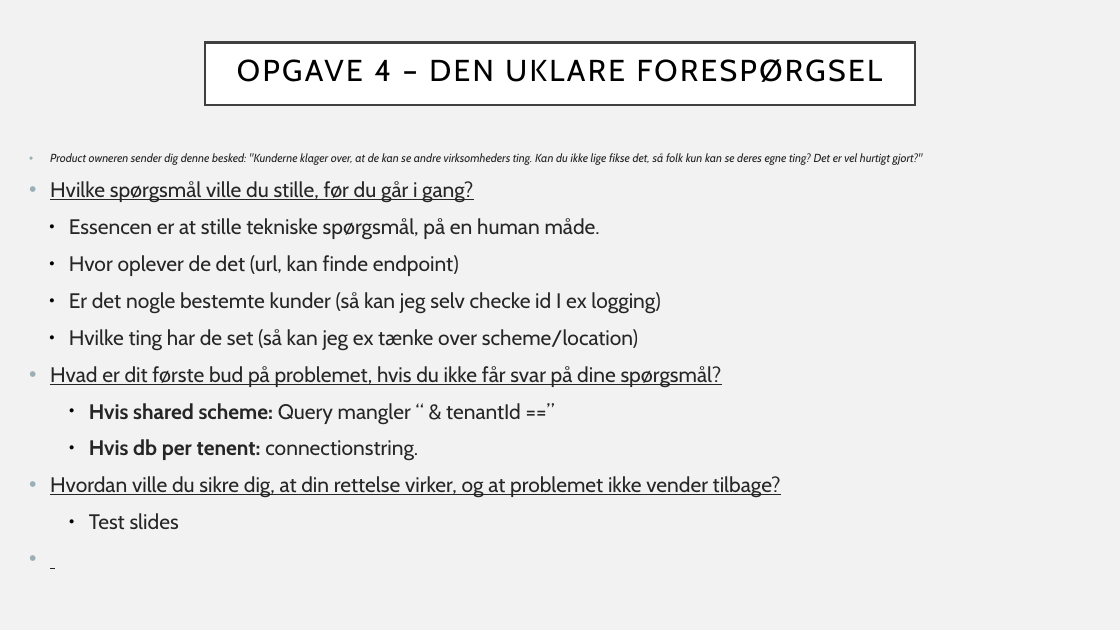
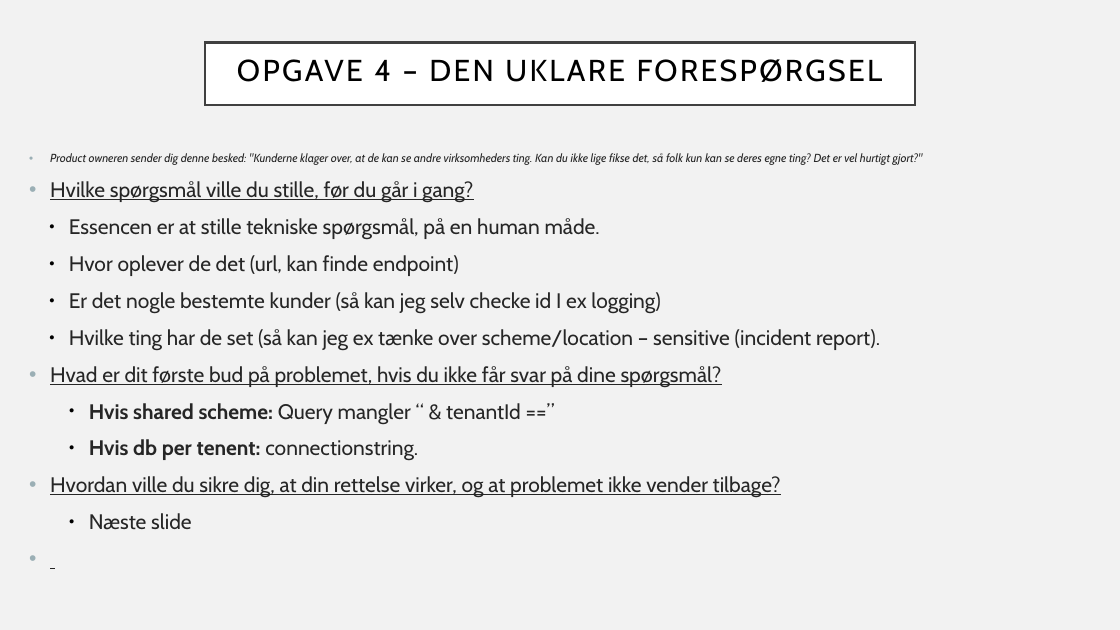
Before and after one commit to Grumlebob/JobInterviewRitzau, a slide deck: slide 10 of Ritzau.odp. Drawn at 1120x630 pixels with LibreOffice and Linux fonts; fonts in the diff are those of the drawing. Boxes give left, top, right and bottom in pixels: in the first picture for what was removed or moved away, otherwise in the second. Text is boxed around its words. In the diff, an @@ line names an element or a change of style, - is before the commit and + after.

Commit message:
Brødtekst lavet om til bullets på opgave 1-5

```diff
--- a/Ritzau.odp
+++ b/Ritzau.odp
@@ text at [69, 329, 880, 351]: text changed @@
-  ● Hvilke ting har de set (så kan jeg ex tænke over scheme/location)
+  ● Hvilke ting har de set (så kan jeg ex tænke over scheme/location – sensitive (incident report).
@@ text at [89, 513, 191, 530]: text changed @@
-    ● Test slides
+    ● Næste slide
```
Also in this commit, not shown: 12 other slides changed, 1 slide added, 2 slides removed, 1 other file.
